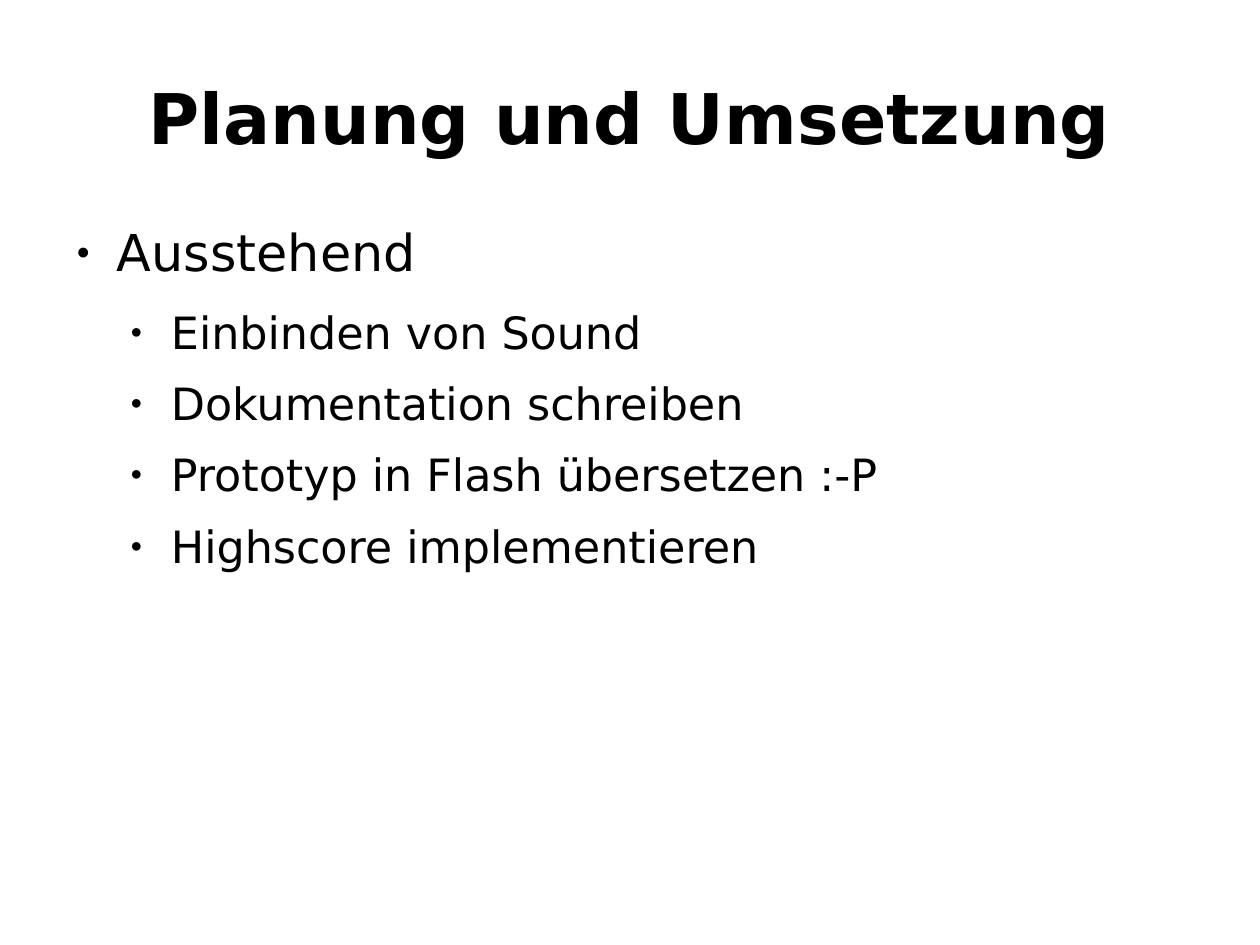
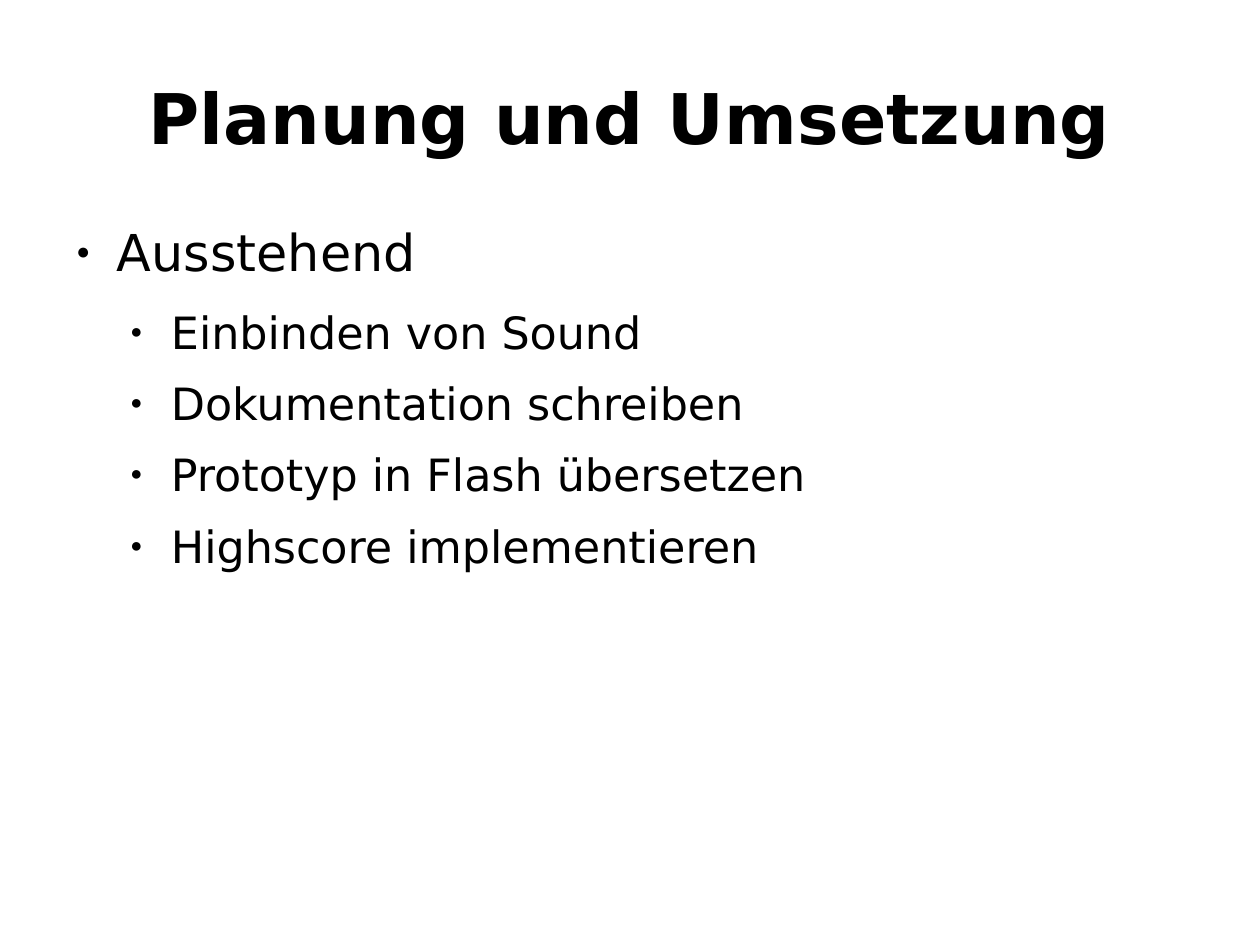
Before and after one commit to payload/old-naubino, a slide deck: slide 9 of freitag.odp. Drawn at 1260x945 pixels with LibreOffice and Linux fonts; fonts in the diff are those of the drawing. Boxes give left, top, right and bottom in pixels: in the first picture for what was removed or moved away, otherwise in the second. Text is boxed around its words. In the diff, an @@ line names an element or a change of style, - is before the commit and + after.

```diff
--- a/freitag.odp
+++ b/freitag.odp
@@ text at (x1=171, y1=457, x2=805, y2=501): text changed @@
-  ● Prototyp in Flash übersetzen :-P
+  ● Prototyp in Flash übersetzen
```
Also in this commit, not shown: 2 other slides changed.
